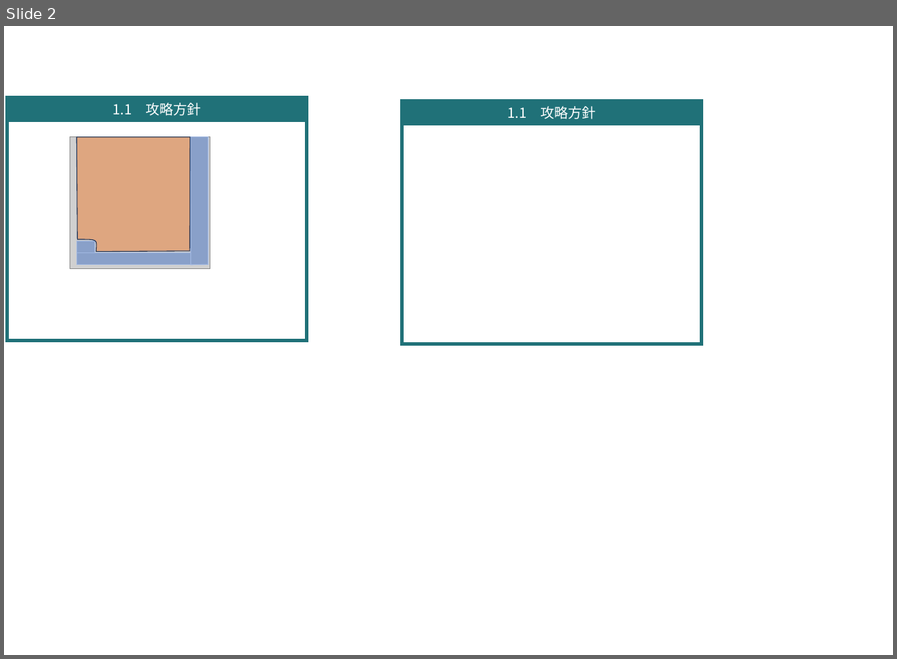
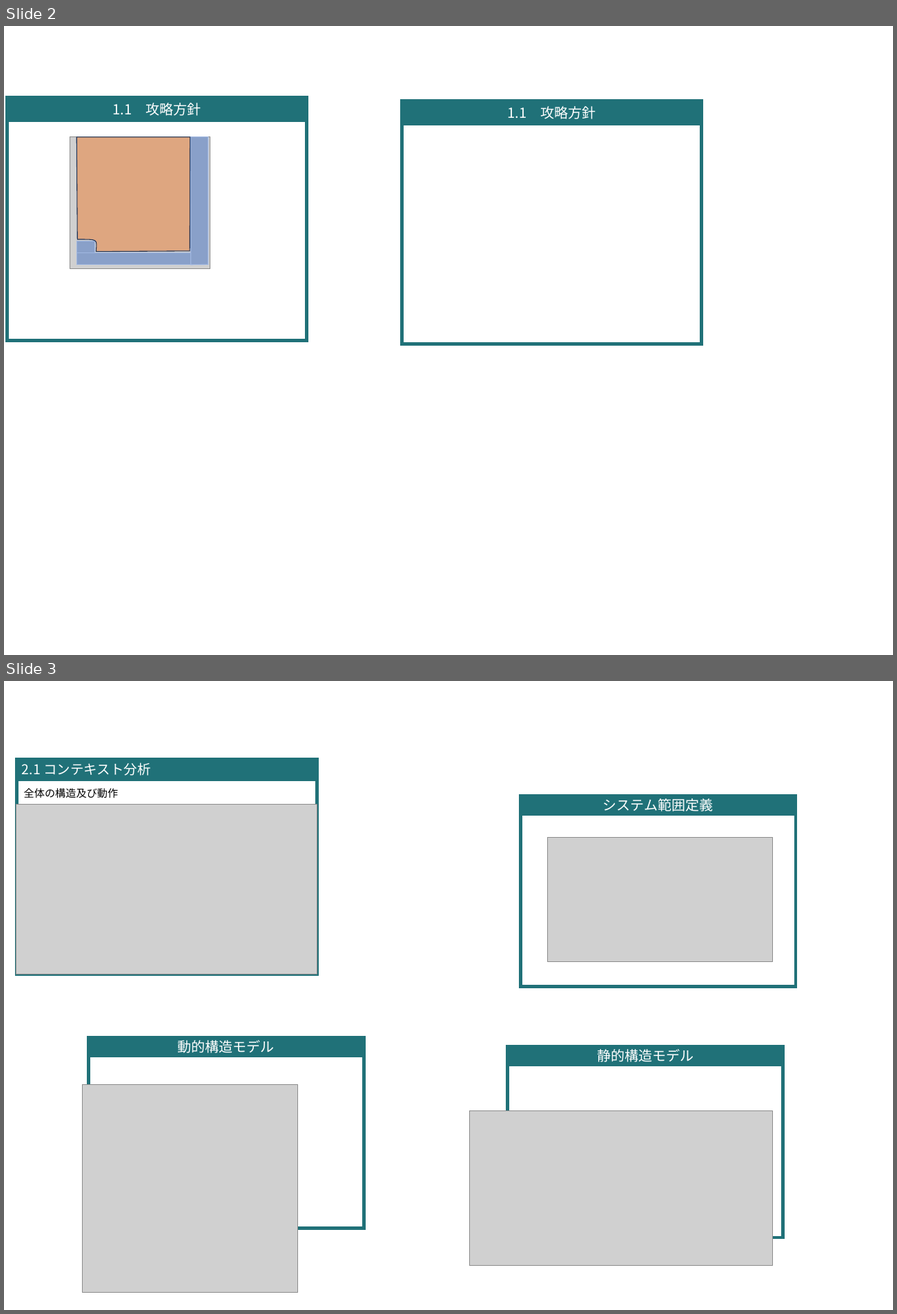
Before and after one commit to Black2856/etrobo2023, a slide deck: 設計/モデルろぼ魂.exe.pptx. Shown one above the other, each under a label of ours: slide 2 before the commit, slides 2 and 3 after it. The pictures are 897x659 and 897x1314 pixels, drawn with LibreOffice and Linux fonts; fonts in the diff are those of the drawing; grey boxes stand for pictures; background and template pictures are left out. Boxes give left, top, right and bottom in pixels: in the first picture for what was removed or moved away, otherwise in the second. Text is boxed around its words. In the diff, an @@ line names an element or a change of style, - is before the commit and + after.

```diff
--- a/設計/モデルろぼ魂.exe.pptx
+++ b/設計/モデルろぼ魂.exe.pptx
@@ slide 3 added at (4, 681, 893, 1310), background picture (left out) @@
@@ group added at (16, 759, 317, 974): 2 rectangles, 1 picture, 1 text @@
+2.1 コンテキスト分析
+全体の構造及び動作
@@ rectangle added at (521, 796, 796, 987), outline #207178 4.5 pt @@
@@ rectangle added at (521, 796, 796, 814), fill #207178, outline #207178 4.5 pt, 18.4 pt, text #FFFFFF @@
+システム範囲定義
@@ picture added at (548, 837, 773, 961) @@
@@ rectangle added at (88, 1038, 363, 1227), outline #207178 4.5 pt @@
@@ rectangle added at (88, 1038, 363, 1056), fill #207178, outline #207178 4.5 pt, 18.4 pt, text #FFFFFF @@
+動的構造モデル
@@ rectangle added at (508, 1047, 783, 1237), outline #207178 4.5 pt @@
@@ rectangle added at (508, 1047, 783, 1065), fill #207178, outline #207178 4.5 pt, 18.4 pt, text #FFFFFF @@
+静的構造モデル
@@ picture added at (82, 1084, 297, 1292) @@
@@ picture added at (470, 1111, 772, 1265) @@
```
Also in this commit, not shown: 1 slide removed, 1 other file.
